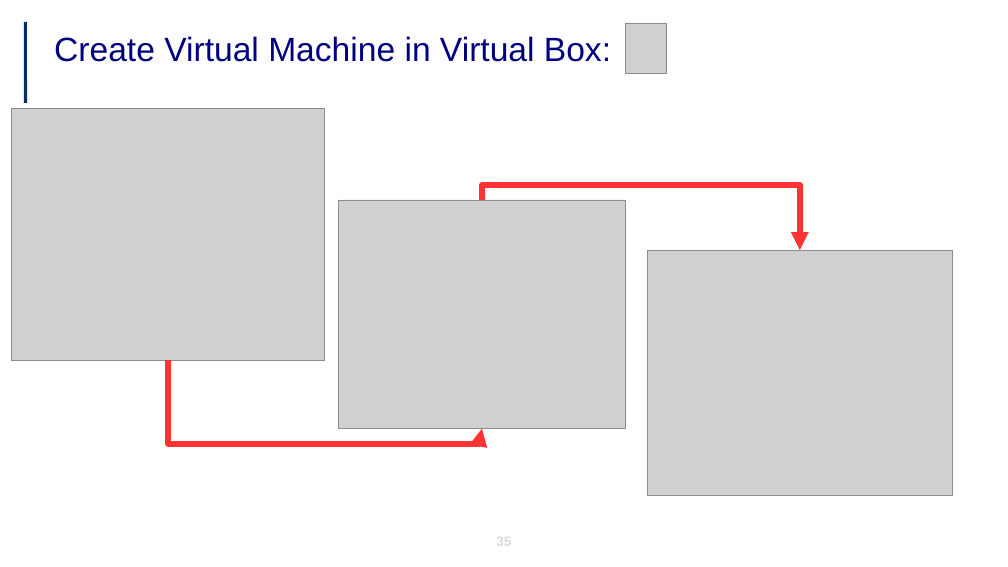
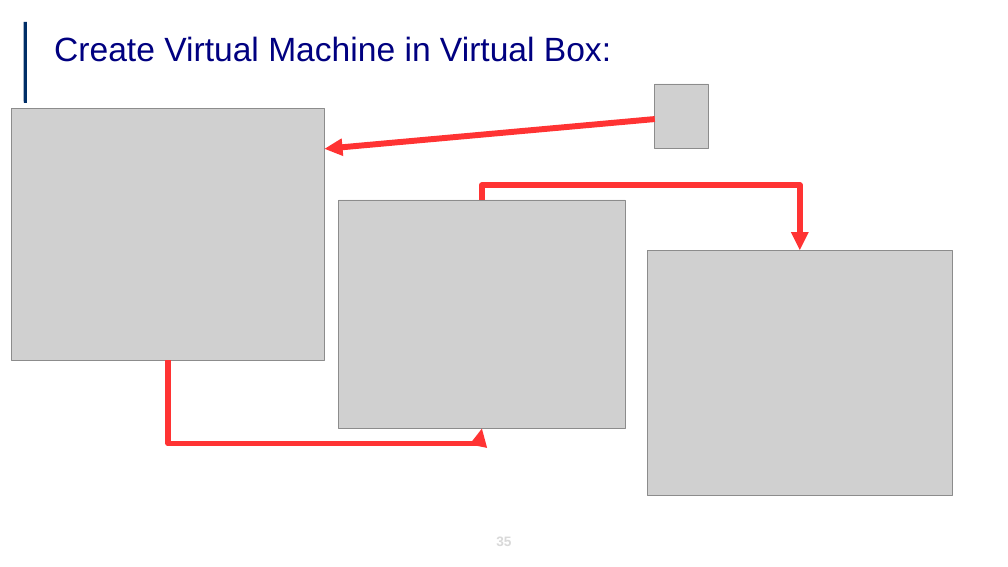
Before and after one commit to jicarretero/SummitMalaga2017, a slide deck: slide 35 of FiwareUtrecht.odp. Drawn at 1008x567 pixels with LibreOffice and Linux fonts; fonts in the diff are those of the drawing; grey boxes stand for pictures; background and template pictures are left out. Boxes give left, top, right and bottom in pixels: in the first picture for what was removed or moved away, otherwise in the second. Text is boxed around its words. In the diff, an @@ line names an element or a change of style, - is before the commit and + after.

```diff
--- a/FiwareUtrecht.odp
+++ b/FiwareUtrecht.odp
@@ picture: place and size @@
-picture at bbox=[626, 23, 667, 73]
+picture at bbox=[655, 84, 709, 149]
@@ arrow added from (655, 119) to (324, 149), #FF3333 5.67 pt @@
```
Also in this commit, not shown: 2 other slides changed.
